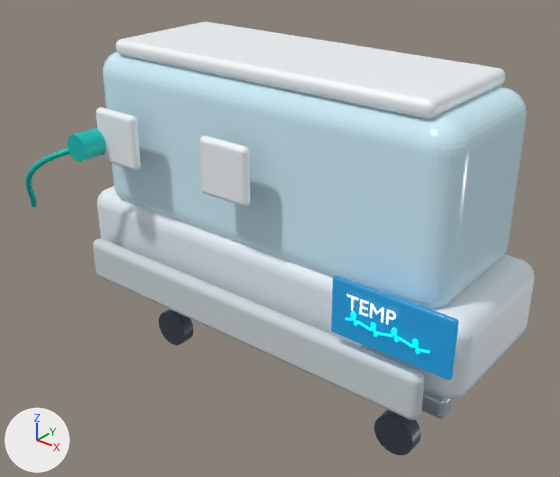
Renders of the glTF model public/models/neonatal-incubator.glb from each side of a commit.
Rendered twice from a 50 mm camera at (2.237, -2.935, 1.527) aimed at (-0.013, -0.123, -0.216). Arrows for +X, +Y and +Z are at lower left; the lights stay in place. The picture after the commit comes second. Where no turn or scale is listed for an object, it has been applied to the vertices.

Objects in the first picture: 'base warmer', 'canopy top rail', 'cart crossbar', 'incubator caster left', 'incubator caster right', 'integrated equipment drawer', 'left access port', 'polycarbonate canopy', 'right access port', 'skin probe', 'temperature console' and 3 more.
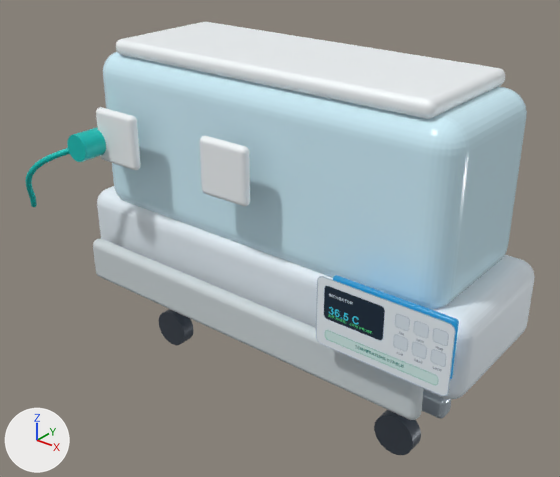
The change in detail:
Picture 'incubator-panel' (img_incubator_panel) is new.
Material 'photo-real incubator console material' (mat_photo_real_incubator_console_material) is new.
Its texture is img_incubator_panel (with its transparency).
Its metallic is 0.02.
Its roughness is 0.34.
Its emission color is (0.002, 0.0044, 0.0068) (black #070e14).
Its emission strength is 1.0.
Mesh me_plane_005 is new.
It has 4 vertices, 2 faces and spans x -0.34..0.34, y 0.0, z -0.19..0.19.
It uses material mat_photo_real_incubator_console_material (picture img_incubator_panel).
Object 'photo-real incubator console' (ob_photo_real_incubator_console) is new; it shows me_plane_005.
Its location is (0.9, -0.62, -0.18).

Changed parts and their boxes (x1, y1, x2, y2) in the pictures (560 x 477 px):
'photo-real incubator console', added
    after: (316, 276, 455, 396)
